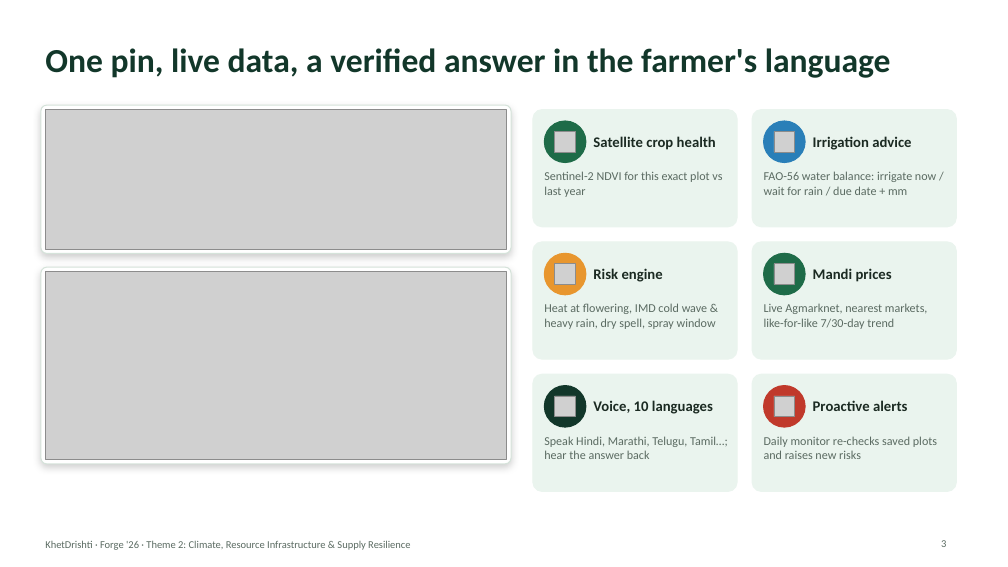
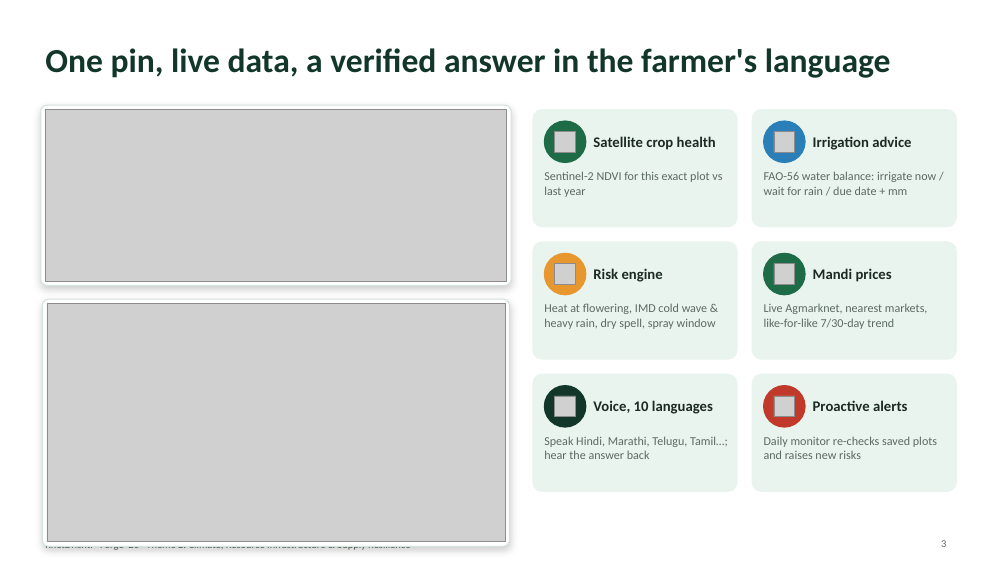
Before and after one commit to KrisKeshav/khetdrishti, a slide deck: slide 3 of deck/KhetDrishti_pitch.pptx. Drawn at 1008x567 pixels with LibreOffice and Linux fonts; fonts in the diff are those of the drawing; grey boxes stand for pictures. Boxes give left, top, right and bottom in pixels: in the first picture for what was removed or moved away, otherwise in the second. Text is boxed around its words. In the diff, an @@ line names an element or a change of style, - is before the commit and + after.

Commit message:
Deck: sharper 2x screenshots, larger agent screenshot, team names
Screenshots recaptured at 2x device pixel ratio, cropped tighter and embedded
at near-native resolution (JPEG q92, 4:4:4) so UI text stays legible when
slides are enlarged. Team: Kris Keshav, Shivam Bansal (IIT Roorkee).

```diff
--- a/deck/KhetDrishti_pitch.pptx
+++ b/deck/KhetDrishti_pitch.pptx
@@ rounded rectangle: place and size @@
-rounded rectangle at [41, 105, 511, 253]
+rounded rectangle at [41, 105, 511, 286]
@@ rounded rectangle at [41, 105, 511, 286]: proportions changed @@
@@ picture: place and size @@
-picture at [45, 110, 507, 249]
+picture at [45, 110, 507, 281]
@@ rounded rectangle at [42, 299, 510, 547]: proportions changed @@
@@ rounded rectangle: place and size @@
-rounded rectangle at [41, 267, 511, 464]
+rounded rectangle at [42, 299, 510, 547]
@@ picture: place and size @@
-picture at [45, 271, 507, 459]
+picture at [47, 304, 505, 542]
```
Also in this commit, not shown: 3 other slides changed, 2 other files.
